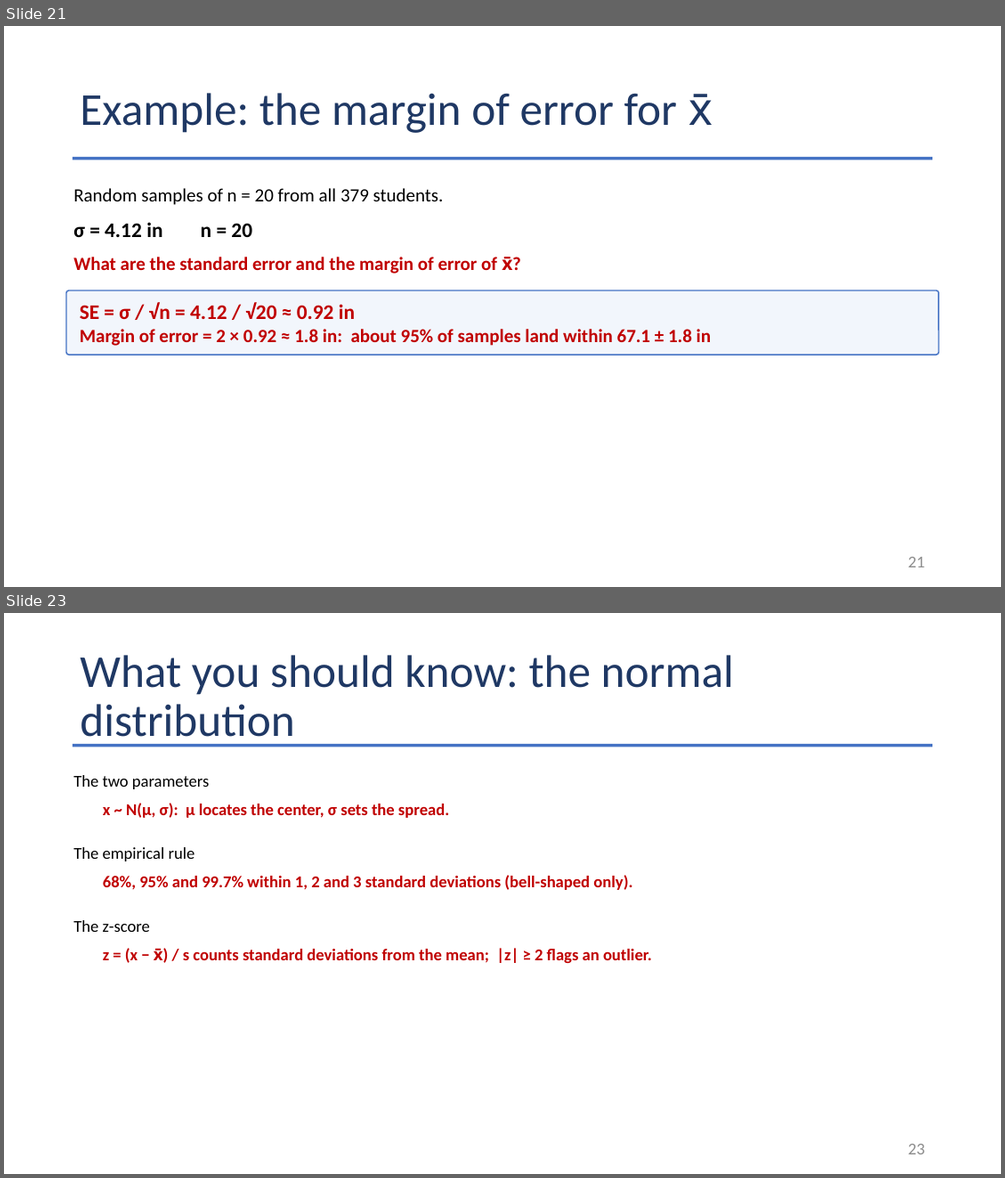
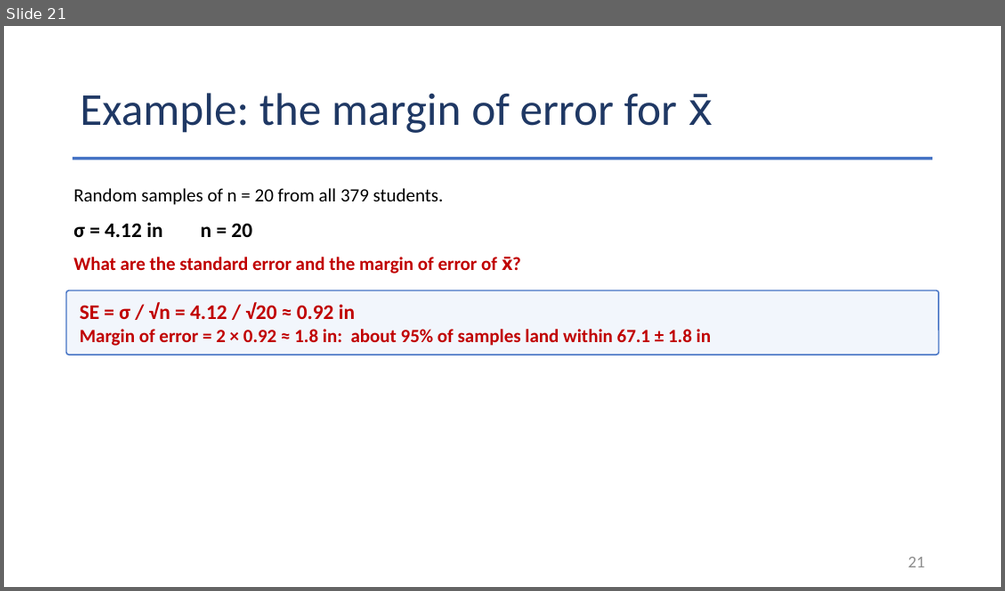
Before and after one commit to Jarred6068/Kvamme_UI_STAT251, a slide deck: docs/lecture_slides/Week 6/Week6_Lecture13_Slides_9_30_2026.pptx. Shown one above the other, each under a label of ours: slides 21 and 23 before the commit, slide 21 after it; the slides between them are not shown. The pictures are 1005x1178 and 1005x591 pixels, drawn with LibreOffice and Linux fonts; fonts in the diff are those of the drawing. Boxes give left, top, right and bottom in pixels: in the first picture for what was removed or moved away, otherwise in the second. Text is boxed around its words. In the diff, an @@ line names an element or a change of style, - is before the commit and + after.

```diff
--- a/docs/lecture_slides/Week 6/Week6_Lecture13_Slides_9_30_2026.pptx
+++ b/docs/lecture_slides/Week 6/Week6_Lecture13_Slides_9_30_2026.pptx
@@ slide 23 removed at (x1=4, y1=613, x2=1001, y2=1174), background #FFFFFF @@
@@ title removed at (x1=80, y1=655, x2=734, y2=747) @@
-What you should know: the normal distribution
@@ rectangle removed at (x1=73, y1=744, x2=933, y2=747) @@
@@ text removed at (x1=73, y1=775, x2=209, y2=789) @@
-The two parameters
@@ text removed at (x1=103, y1=803, x2=449, y2=818) @@
-x ~ N(μ, σ): μ locates the center, σ sets the spread.
@@ text removed at (x1=73, y1=847, x2=195, y2=861) @@
-The empirical rule
@@ text removed at (x1=103, y1=875, x2=632, y2=890) @@
-68%, 95% and 99.7% within 1, 2 and 3 standard deviations (bell-shaped only).
@@ text removed at (x1=73, y1=920, x2=150, y2=932) @@
-The z-score
@@ text removed at (x1=103, y1=948, x2=652, y2=963) @@
-z = (x − x̄) / s counts standard deviations from the mean; |z| ≥ 2 flags an outlier.
@@ page number removed at (x1=908, y1=1143, x2=925, y2=1154) @@
-23
```
Also in this commit, not shown: 6 other slides removed, 42 other files.
